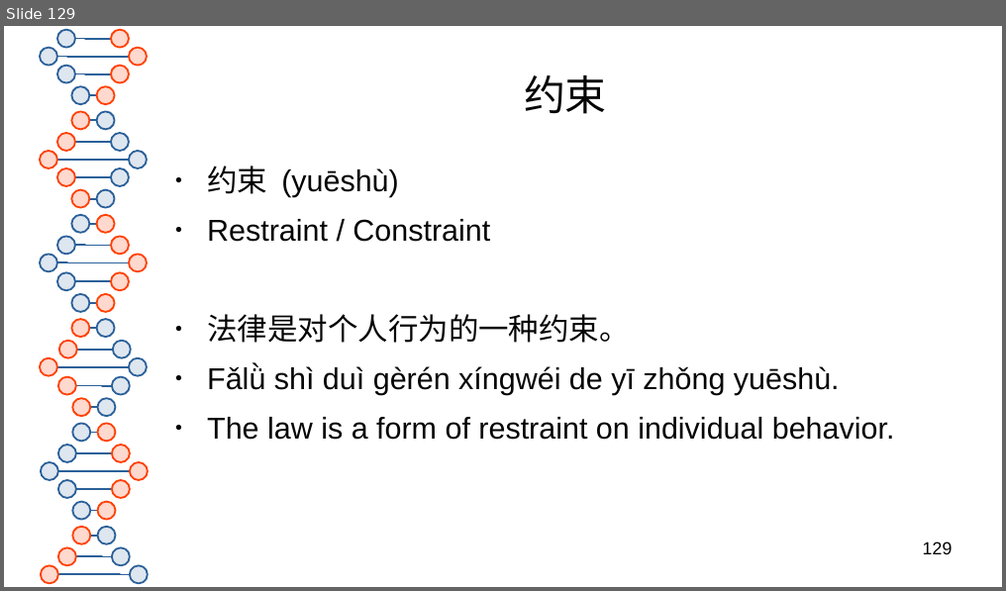
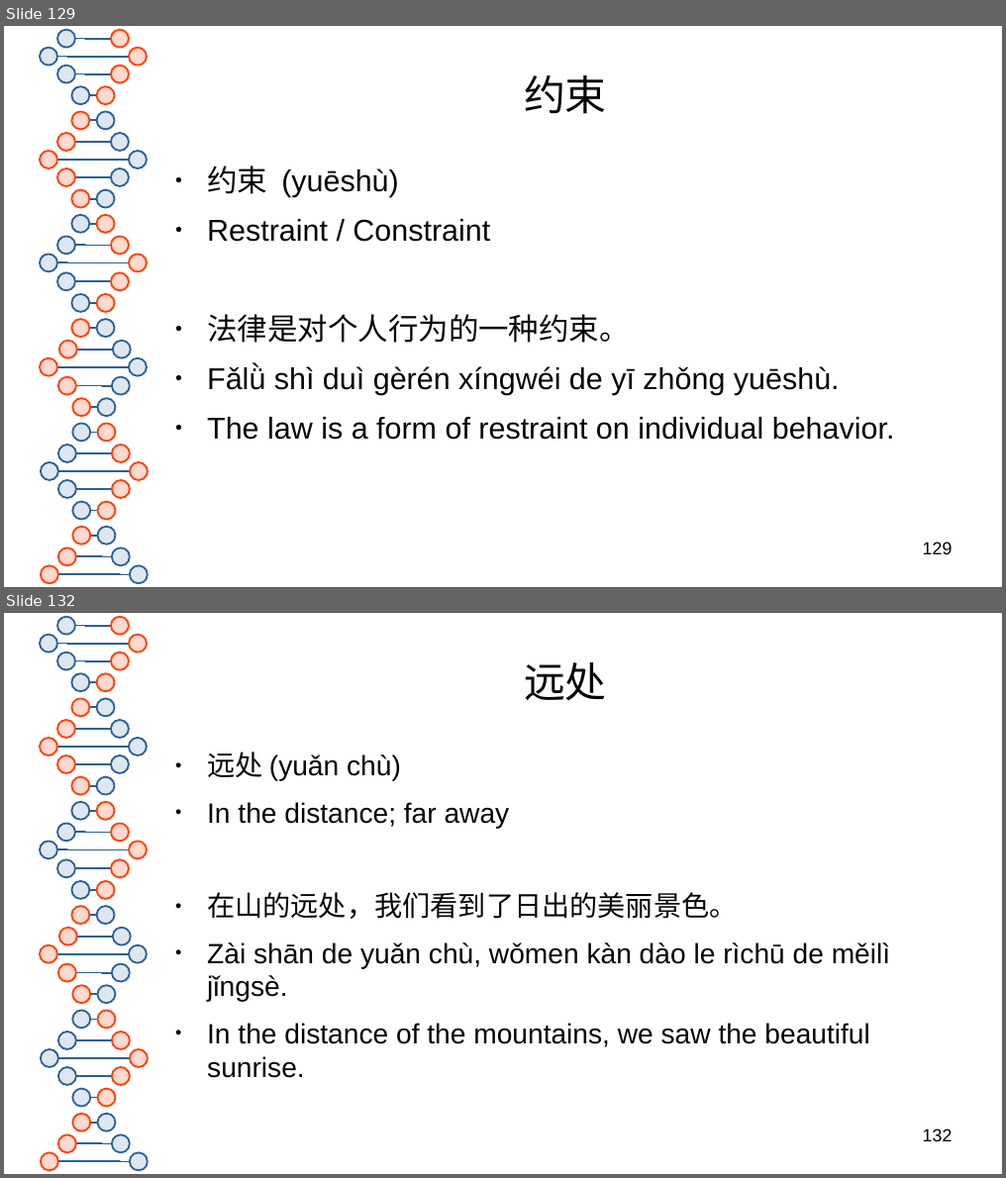
Before and after one commit to 23x41/HSK3.0, a slide deck: HSK 3.0 Level 5.odp. Shown one above the other, each under a label of ours: slide 129 before the commit, slides 129 and 132 after it; the slides between them are not shown. The pictures are 1006x591 and 1006x1178 pixels, drawn with LibreOffice and Linux fonts; fonts in the diff are those of the drawing. Boxes give left, top, right and bottom in pixels: in the first picture for what was removed or moved away, otherwise in the second. Text is boxed around its words. In the diff, an @@ line names an element or a change of style, - is before the commit and + after.

```diff
--- a/HSK 3.0 Level 5.odp
+++ b/HSK 3.0 Level 5.odp
@@ slide 132 added at bbox=[4, 613, 1002, 1174], background #FFFFFF; not listed: 81 template elements that a slide beside it also shows @@
@@ title added at bbox=[524, 663, 607, 700], 33 pt, text #050505 @@
+远处
@@ text added at bbox=[207, 752, 890, 1078], 22.2 pt, text #050505 @@
+● 远处 (yuǎn chù)
+● In the distance; far away
+● 在山的远处，我们看到了日出的美丽景色。
+● Zài shān de yuǎn chù, wǒmen kàn dào le rìchū de měilì jǐngsè.
+● In the distance of the mountains, we saw the beautiful sunrise.
@@ page number added at bbox=[923, 1129, 952, 1142], 14 pt, text #000000 @@
+132
```
Also in this commit, not shown: 71 other slides added, 1 other file.
